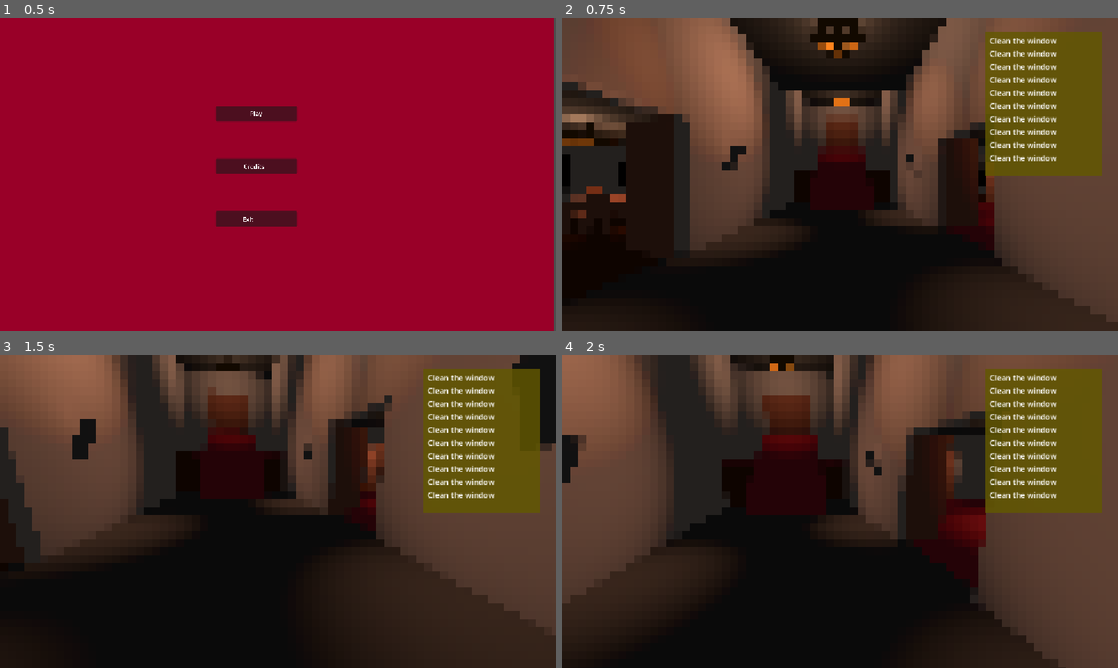
Above: before the commit, frames 1-4 (two rows, left to right).
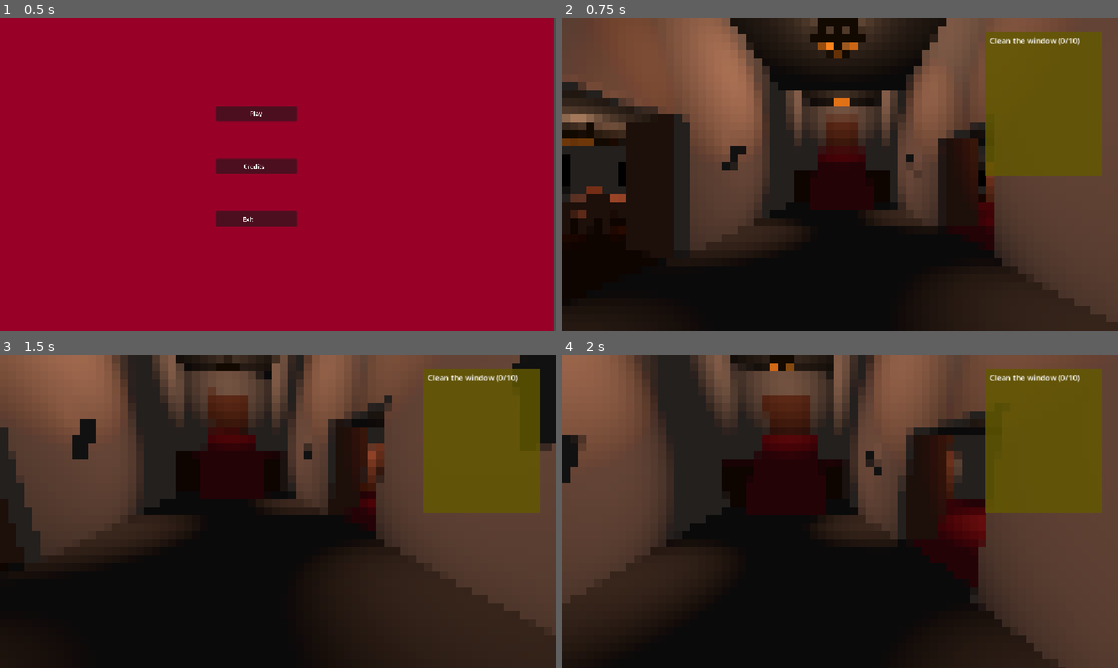
Above: after the commit, the same moments.

Repository: MichaelRRyan/gmtk-2026-countdown
Game: Godot game, scene res://screens/main_menu.tscn
The game is run twice, just before and just after one commit, with the same random seed, the same clock (stepped at 60 frames per second) and the same inputs.
Inputs (mouse positions are in pixels of both pictures, inside the frame that each line leads up to):
- Up to frame 1 (0.5 s): no input
- Up to frame 2 (0.75 s): click "Play" at 0.5 s
- Up to frame 3 (1.5 s): tap Enter at 1.25 s; move the mouse to (305, 511) at 1.27 s; press the mouse at (305, 511) at 1.28 s; hold W (move_forward) from 1.28 s (still down)
- Up to frame 4 (2 s): keep holding W (move_forward); tap Space (jump) at 1.52 s

Frame 1 is identical in both runs. In frame 2, 1.4% of the frame differs, in the area x 77-94%, y 6-46%; in frame 3, 1.4%; in frame 4, 1.4%.

Commit message:
Adds functionality allowing grouping UI objectives by task type.

Diff:
--- a/Features/Interactables/Tasks/task_object_base.gd
+++ b/Features/Interactables/Tasks/task_object_base.gd
@@ -1,5 +1,7 @@
 extends Interactable
 class_name TaskObjectBase
+
+enum TaskType { DEBUG, BLOOD, PLATES, WINDOW }
 
 signal on_task_completed(task_object: TaskObjectBase)
 signal on_task_updated(task_object: TaskObjectBase, interact_level_current: float, interact_level_end: float)
@@ -18,6 +20,7 @@
 
 @export_category("Display")
 @export var objective_text: String = "DEBUG"
+@export var task_type: TaskType = TaskType.DEBUG
 
 @export_category("Debug Config")
 @export var is_active: bool = true
--- /dev/null
+++ b/Features/Player/HUD/objective_item.gd
@@ -0,0 +1,14 @@
+extends Label
+class_name ObjectiveItem
+
+var current: int = 0
+var total: int = 0
+
+func add_objective(task_object_base: TaskObjectBase):
+	total += 1
+	text = task_object_base.objective_text + (" (%d/%d)" % [current, total])
+
+
+func complete_objective(task_object_base: TaskObjectBase):
+	current = min(current + 1, total)
+	text = task_object_base.objective_text + (" (%d/%d)" % [current, total])
--- a/Features/Player/HUD/objectives_list.gd
+++ b/Features/Player/HUD/objectives_list.gd
@@ -2,17 +2,24 @@
 class_name ObjectivesList
 
 @onready var objectives_list_container: VBoxContainer = $ObjectivesListContainer
-var labels: Dictionary
+var labels: Dictionary[TaskObjectBase.TaskType, ObjectiveItem]
 
 func set_task_objective(task_object: TaskObjectBase):
-	var new_label: Label = Label.new()
-	new_label.text = task_object.objective_text
-	objectives_list_container.add_child(new_label)
-	labels[task_object] = new_label
+	print(labels.find_key(task_object.task_type))
+	if labels.is_empty() or !labels.has(task_object.task_type):
+		var new_label: ObjectiveItem = ObjectiveItem.new()
+		new_label.add_objective(task_object)
+		labels[task_object.task_type] = new_label
+		objectives_list_container.add_child(new_label)
+	else:
+		labels[task_object.task_type].add_objective(task_object)
 
 func remove_task_objective(task_object: TaskObjectBase):
-	var label_to_remove = labels[task_object]
-	if label_to_remove:
-		labels.erase(task_object)
-		objectives_list_container.remove_child(label_to_remove)
-		label_to_remove.queue_free()
+	var label_to_decrement = labels[task_object.task_type]
+	if label_to_decrement:
+		if label_to_decrement.current + 1 == label_to_decrement.total:
+			labels.erase(task_object.task_type)
+			objectives_list_container.remove_child(label_to_decrement)
+			label_to_decrement.queue_free()
+		else:
+			label_to_decrement.complete_objective(task_object)
--- a/Levels/Main/TaskObjects/task_clean_blood.tscn
+++ b/Levels/Main/TaskObjects/task_clean_blood.tscn
@@ -10,6 +10,7 @@
 required_item_type = 3
 consume_item_on_completion = true
 objective_text = "Clean up stain"
+task_type = 1
 metadata/_custom_type_script = "uid://c3oslm2uh8fpn"
 
 [node name="StaticBody3D" type="StaticBody3D" parent="." unique_id=175665428]
--- a/Levels/Main/TaskObjects/task_dirty_window.tscn
+++ b/Levels/Main/TaskObjects/task_dirty_window.tscn
@@ -17,8 +17,8 @@
 color_start = Color(0.23256016, 0.13846281, 0.110396855, 1)
 color_end = Color(1, 1, 1, 0)
 interact_increase_rate = 0.5
-interact_level_end = 1.0
 objective_text = "Clean the window"
+task_type = 3
 
 [node name="StaticBody3D" type="StaticBody3D" parent="." unique_id=1077780085]
 
--- a/Levels/Main/TaskObjects/task_plate_cleanup.tscn
+++ b/Levels/Main/TaskObjects/task_plate_cleanup.tscn
@@ -13,6 +13,7 @@
 interact_delay_before_decrease = 0.0
 interact_decrease_rate = 0.2
 objective_text = "Clean up plates"
+task_type = 2
 metadata/_custom_type_script = "uid://c3oslm2uh8fpn"
 
 [node name="MeshInstance3D" type="MeshInstance3D" parent="." unique_id=2055351419]
--- a/Levels/Vlad/task_object_sample.tscn
+++ b/Levels/Vlad/task_object_sample.tscn
@@ -14,6 +14,7 @@
 color_start = Color(1, 1, 1, 1)
 color_end = Color(1, 0, 0, 1)
 interact_increase_rate = 0.5
+objective_text = "Do debug things"
 
 [node name="StaticBody3D" type="StaticBody3D" parent="." unique_id=1077780085]
 
--- a/Levels/Vlad/vlads_test_level.tscn
+++ b/Levels/Vlad/vlads_test_level.tscn
@@ -30,7 +30,6 @@
 transform = Transform3D(1, 0, 0, 0, 1, 0, 0, 0, 1, -6.1465707, 0.50000024, 1.2871356)
 required_item_type = 1
 consume_item_on_completion = true
-objective_text = "This is an example of a task"
 
 [node name="DirectionalLight2D" type="DirectionalLight2D" parent="." unique_id=1675716225]
 height = 0.48
@@ -38,14 +37,12 @@
 [node name="TaskObjectSample2" parent="." unique_id=976524989 instance=ExtResource("2_yybwl")]
 transform = Transform3D(1, 0, 0, 0, 1, 0, 0, 0, 1, -7.1294794, 0.49999976, -7.2276807)
 required_item_type = 1
-objective_text = "Yet another objective"
 
 [node name="HUD" parent="." unique_id=1740219873 instance=ExtResource("3_yybwl")]
 crosshair_normal_color = Color(1, 0, 0, 1)
 
 [node name="TaskObjectSample3" parent="." unique_id=528437102 instance=ExtResource("2_yybwl")]
 transform = Transform3D(1, 0, 0, 0, 1, 0, 0, 0, 1, 0.9668217, 0.43127763, -5.321501)
-objective_text = "Hidden Stuff"
 is_active = false
 
 [node name="EquippableObjectSample" parent="." unique_id=1213611896 instance=ExtResource("5_nxwrc")]
@@ -60,6 +57,14 @@
 transform = Transform3D(1, 0, 0, 0, 1, 0, 0, 0, 1, -5.1340437, 0.084232695, -0.9639044)
 interact_decrease_rate = 0.99
 
+[node name="TaskPlateCleanup2" parent="." unique_id=1435696676 instance=ExtResource("7_4juuq")]
+transform = Transform3D(1, 0, 0, 0, 1, 0, 0, 0, 1, -4.3432956, 0.084232695, -0.06030178)
+interact_decrease_rate = 0.99
+
+[node name="TaskPlateCleanup3" parent="." unique_id=810199458 instance=ExtResource("7_4juuq")]
+transform = Transform3D(1, 0, 0, 0, 1, 0, 0, 0, 1, -3.6386743, 0.084232695, 0.8956936)
+interact_decrease_rate = 0.99
+
 [node name="TaskCleanBlood" parent="." unique_id=562064819 instance=ExtResource("8_3fcd2")]
 transform = Transform3D(0.46389818, 0, 0, 0, 1, 0, 0, 0, 0.46389818, -4.565799, 0.016024884, -2.608782)
 interact_increase_rate = 0.5
Not shown, added: Features/Player/HUD/objective_item.gd.uid
